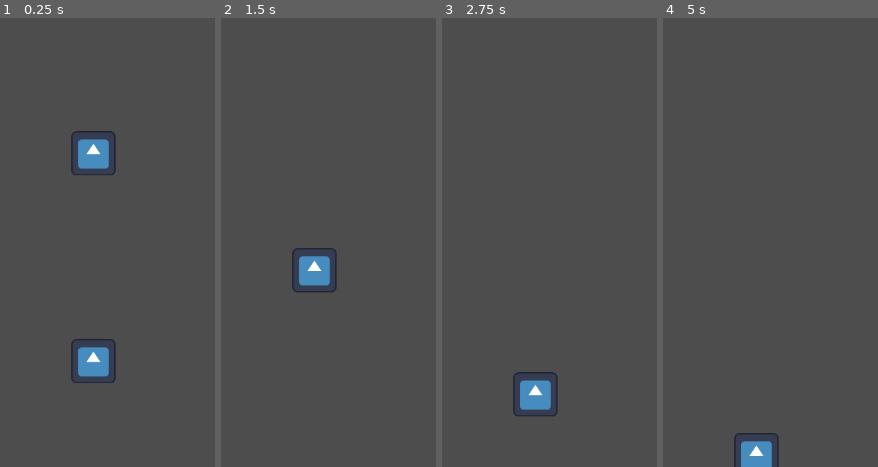
Above: before the commit, frames 1-4 (left to right).
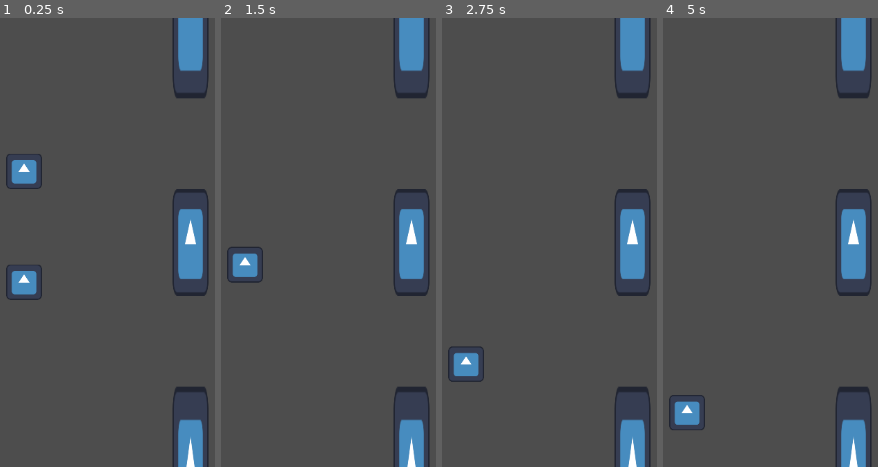
Above: after the commit, the same moments.

Repository: jnmcallister/frivolous-birds
Game: Godot game, scene res://Scenes/game.tscn
The game is run twice, just before and just after one commit, with the same random seed, the same clock (stepped at 60 frames per second) and the same inputs. The engine's default icon, where the game draws it, is replaced by a stand-in: a white triangle on a blue panel in a dark square.
Inputs (mouse positions are in pixels of both pictures, inside the frame that each line leads up to):
- Up to frame 1 (0.25 s): no input
- Up to frame 2 (1.5 s): move the mouse to (outside the picture) at 0.52 s; click (outside the picture) at 0.77 s; move the mouse to (362, 264) at 1.27 s
- Up to frame 3 (2.75 s): click (583, 264) at 1.52 s; move the mouse to (outside the picture) at 2.02 s
- Up to frame 4 (5 s): move the mouse to (outside the picture) at 2.77 s; click (outside the picture) at 3.02 s; move the mouse to (outside the picture) at 3.52 s; click (outside the picture) at 3.77 s; move the mouse to (725, 175) at 4.27 s; click (725, 175) at 4.52 s

The runs differ from the first frame. In frame 1, 10% of the frame differs, in the area x 2-98%, y 0-100%; in frame 2, 7.9%; in frame 3, 7.9%; in frame 4, 7.7%.

Commit message:
Add triple pipe
Pipes don't move yet

Diff:
--- a/Scenes/game.tscn
+++ b/Scenes/game.tscn
@@ -1,16 +1,33 @@
-[gd_scene load_steps=3 format=3 uid="uid://br6454hx8ajer"]
+[gd_scene load_steps=5 format=3 uid="uid://br6454hx8ajer"]
 
-[ext_resource type="PackedScene" uid="uid://daajos2gmdvfu" path="res://Scenes/player_1.tscn" id="1_ebmjs"]
-[ext_resource type="PackedScene" uid="uid://d1gm2w32i67tp" path="res://Scenes/player_2.tscn" id="2_qxrlw"]
+[ext_resource type="PackedScene" uid="uid://daajos2gmdvfu" path="res://Scenes/player.tscn" id="1_ebmjs"]
+[ext_resource type="PackedScene" uid="uid://ifxgca25kcf1" path="res://Scenes/triple_pipe.tscn" id="3_3dryh"]
+[ext_resource type="PackedScene" uid="uid://d12csarb4j7pb" path="res://Scenes/killzone.tscn" id="3_wrm1d"]
+
+[sub_resource type="WorldBoundaryShape2D" id="WorldBoundaryShape2D_3dryh"]
 
 [node name="Game" type="Node2D"]
 
 [node name="Camera2D" type="Camera2D" parent="."]
-position = Vector2(600, 0)
-zoom = Vector2(0.5, 0.5)
+offset = Vector2(1000, 0)
+zoom = Vector2(0.4, 0.4)
 
-[node name="player1" parent="." instance=ExtResource("1_ebmjs")]
+[node name="Players" type="Node" parent="."]
+
+[node name="player1" parent="Players" instance=ExtResource("1_ebmjs")]
 position = Vector2(0, -300)
 
-[node name="player2" parent="." instance=ExtResource("2_qxrlw")]
-position = Vector2(0, 300)
+[node name="player2" parent="Players" instance=ExtResource("1_ebmjs")]
+position = Vector2(0, 100)
+jumpAction = "jumpP2"
+
+[node name="Environment" type="Node" parent="."]
+
+[node name="FloorKillzone" parent="Environment" instance=ExtResource("3_wrm1d")]
+
+[node name="CollisionShape2D" type="CollisionShape2D" parent="Environment/FloorKillzone"]
+position = Vector2(0, 562)
+shape = SubResource("WorldBoundaryShape2D_3dryh")
+
+[node name="TriplePipe" parent="Environment" instance=ExtResource("3_3dryh")]
+position = Vector2(600, 0)
--- /dev/null
+++ b/Scenes/killzone.tscn
@@ -0,0 +1,9 @@
+[gd_scene load_steps=2 format=3 uid="uid://d12csarb4j7pb"]
+
+[ext_resource type="Script" uid="uid://d4dn0seogs8bj" path="res://Scripts/killzone.gd" id="1_jvagm"]
+
+[node name="Killzone" type="Area2D"]
+collision_mask = 2
+script = ExtResource("1_jvagm")
+
+[connection signal="body_entered" from="." to="." method="_on_body_entered"]
--- /dev/null
+++ b/Scenes/pipe_segment.tscn
@@ -0,0 +1,15 @@
+[gd_scene load_steps=4 format=3 uid="uid://da6qc5wdt7kgd"]
+
+[ext_resource type="PackedScene" uid="uid://d12csarb4j7pb" path="res://Scenes/killzone.tscn" id="1_8gu0t"]
+[ext_resource type="Texture2D" uid="uid://dmfdgbartvq6l" path="res://icon.svg" id="2_ulakv"]
+
+[sub_resource type="RectangleShape2D" id="RectangleShape2D_x17ai"]
+size = Vector2(128, 128)
+
+[node name="PipeSegment" instance=ExtResource("1_8gu0t")]
+
+[node name="CollisionShape2D" type="CollisionShape2D" parent="." index="0"]
+shape = SubResource("RectangleShape2D_x17ai")
+
+[node name="Sprite2D" type="Sprite2D" parent="." index="1"]
+texture = ExtResource("2_ulakv")
--- a/Scenes/player_1.tscn
+++ b/Scenes/player.tscn
@@ -7,6 +7,8 @@
 size = Vector2(100, 100)
 
 [node name="player1" type="CharacterBody2D"]
+collision_layer = 2
+collision_mask = 3
 script = ExtResource("1_cvnsp")
 
 [node name="Sprite2D" type="Sprite2D" parent="."]
--- a/Scenes/player_2.tscn
+++ /dev/null
@@ -1,8 +0,0 @@
-[gd_scene load_steps=2 format=3 uid="uid://d1gm2w32i67tp"]
-
-[ext_resource type="PackedScene" uid="uid://daajos2gmdvfu" path="res://Scenes/player_1.tscn" id="1_mkara"]
-
-[node name="player2" type="Node2D"]
-
-[node name="player1" parent="." instance=ExtResource("1_mkara")]
-jumpAction = "jumpP2"
--- /dev/null
+++ b/Scenes/triple_pipe.tscn
@@ -0,0 +1,16 @@
+[gd_scene load_steps=2 format=3 uid="uid://ifxgca25kcf1"]
+
+[ext_resource type="PackedScene" uid="uid://da6qc5wdt7kgd" path="res://Scenes/pipe_segment.tscn" id="1_qn1ws"]
+
+[node name="TriplePipe" type="Node2D"]
+
+[node name="TopSegment" parent="." instance=ExtResource("1_qn1ws")]
+position = Vector2(0, -840)
+scale = Vector2(1, 5)
+
+[node name="MiddleSegment" parent="." instance=ExtResource("1_qn1ws")]
+scale = Vector2(1, 3)
+
+[node name="BottomSegment" parent="." instance=ExtResource("1_qn1ws")]
+position = Vector2(0, 840)
+scale = Vector2(1, 5)
--- /dev/null
+++ b/Scripts/killzone.gd
@@ -0,0 +1,5 @@
+extends Area2D
+
+
+func _on_body_entered(body: Node2D) -> void:
+	print(body.name + " died!")
Not shown, added: Scripts/killzone.gd.uid
